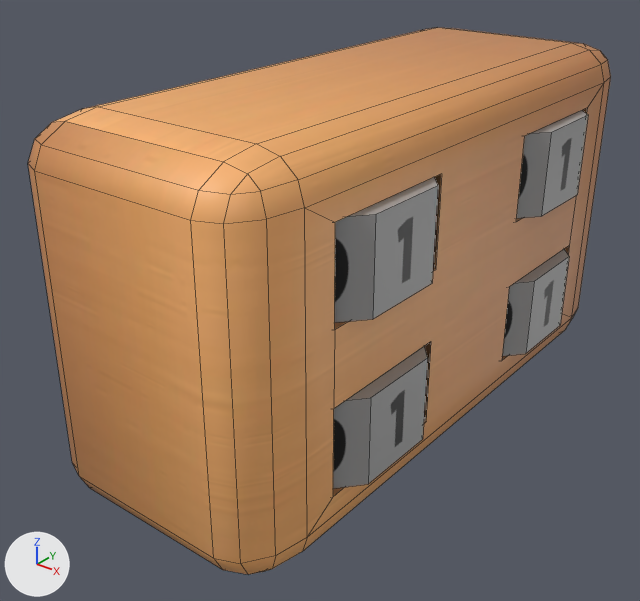
One commit to the FBX model Assets/Victorian Assets/Lock.fbx: the scene before it, then after it.
Both versions are drawn from a camera (50 mm lens) standing at (2.26, -3.34, 1.68) and looking at (-0.21, -0.25, -0.23). Arrows for +X, +Y and +Z are at lower left; the lights stay in place. Mesh edges are drawn as thin lines.
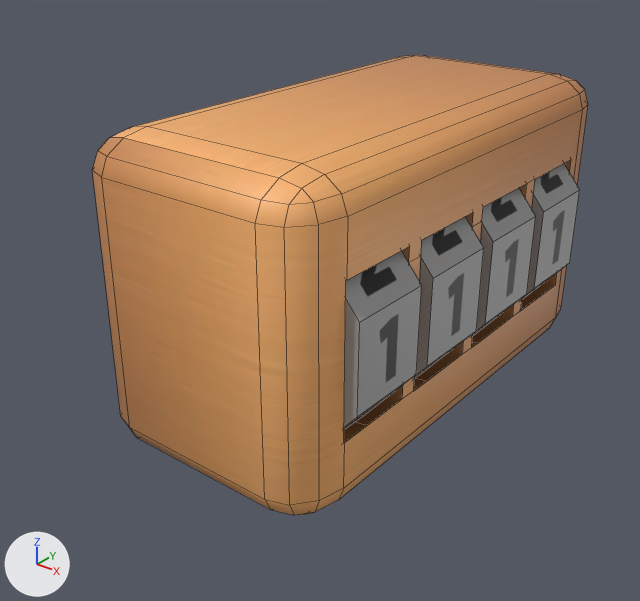
What the commit changed:
me_cylinder_018 has 18 vertices, 11 faces and spans x -0.591..0.591, y -0.564..0.6, z -0.25..0.25.
me_cylinder_018 is used by ob_cylinder_010; location (0.0, 0.7, 0.38); rotation (3.142, 0.0, -0.178), in degrees (180, 0, -10); scale (1.0, 1.0, 0.83).
me_cylinder_018 part 2: texture (UV) coordinates of 9 of 11 faces, centred in x -0.555..0.555, y -0.564..0.53, z 0.0, changed; they spanned u 0.09..0.88, v 0.02..1.01 and now span u 0.15..0.82, v 0.01..1.0.
me_cube_025 is used by ob_cube_002; location (-0.5, 0.0, 0.0); scale (1.0, 1.54, 0.865).
me_cube_025 had 168 vertices, 140 faces and spanned x -0.23..1.0, y -1.0..1.0, z -1.0..1.0.
me_cube_025 now has 174 vertices, 141 faces and spans x -0.23..1.0, y -1.0..1.0, z -1.0..1.0.
me_cube_025 part 1: 72 vertices removed from x -0.14..1.0, y -0.88..0.87, z -0.68..0.68; 78 vertices added at x -0.15..1.0, y -0.8..0.74, z -0.88..0.85.
me_cylinder_019 has 18 vertices, 11 faces and spans x -0.591..0.591, y -0.564..0.6, z -0.25..0.25.
me_cylinder_019 is used by ob_cylinder_011; location (0.0, -0.7, -0.38); rotation (3.142, 0.0, -0.178), in degrees (180, 0, -10); scale (1.0, 1.0, 0.83).
me_cylinder_019 part 4: texture (UV) coordinates of 9 of 11 faces, centred in x -0.555..0.555, y -0.564..0.53, z 0.0, changed; they spanned u 0.09..0.88, v 0.02..1.01 and now span u 0.15..0.82, v 0.01..1.0.
me_cylinder_015 has 18 vertices, 11 faces and spans x -0.591..0.591, y -0.564..0.6, z -0.25..0.25.
me_cylinder_015 is used by ob_cylinder_009; location (0.0, -0.7, 0.38); rotation (3.142, 0.0, -0.178), in degrees (180, 0, -10); scale (1.0, 1.0, 0.83).
me_cylinder_015 part 3: texture (UV) coordinates of 9 of 11 faces, centred in x -0.555..0.555, y -0.564..0.53, z 0.0, changed; they spanned u 0.09..0.88, v 0.02..1.01 and now span u 0.15..0.82, v 0.01..1.0.
Object 'Cylinder.010' (ob_cylinder_010) moves from (0.0, 0.7, 0.38) to (0.0, 0.216, -0.01).
Object 'Cylinder.010' (ob_cylinder_010) turns from (180, 0, -10) to (-90, 10, 0) degrees about x, y and z.
Object 'Cube.002' (ob_cube_002) is rescaled from (1.0, 1.54, 0.865) to (1.0, 1.24, 0.741).
Object 'Cylinder.011' (ob_cylinder_011) moves from (0.0, -0.7, -0.38) to (0.0, -0.284, -0.01).
Object 'Cylinder.011' (ob_cylinder_011) turns from (180, 0, -10) to (-90, 10, 0) degrees about x, y and z.
Object 'Cylinder.009' (ob_cylinder_009) moves from (0.0, -0.7, 0.38) to (0.0, -0.784, -0.01).
Object 'Cylinder.009' (ob_cylinder_009) turns from (180, 0, -10) to (-90, 10, 0) degrees about x, y and z.
Object 'Cylinder.013' (ob_cylinder_013) moves from (0.0, 0.7, -0.38) to (0.0, 0.716, -0.01).
Object 'Cylinder.013' (ob_cylinder_013) turns from (180, 0, -10) to (-90, 10, 0) degrees about x, y and z.

Pixel boxes [x1, y1, x2, y2] of what changed, in the pictures (640 x 601 px; the box of a moved part takes in the faces that stretch with it):
'Cube.002', reshaped, rescaled (15% narrower, 16% shorter)
    before: [28, 27, 611, 574]
    after: [92, 55, 588, 515]
'Cylinder.009', moved, turned
    before: [335, 177, 438, 323]
    after: [344, 251, 422, 429]
'Cylinder.011', surface changed, moved, turned
    before: [333, 346, 428, 488]
    after: [414, 216, 484, 378]
'Cylinder.010', surface changed, moved, turned
    before: [517, 110, 588, 218]
    after: [472, 188, 536, 336]
'Cylinder.013', moved, turned
    before: [502, 249, 569, 356]
    after: [521, 164, 580, 300]
part 1 of me_cube_025, moved or reshaped
    before: [305, 82, 604, 537]
    after: [319, 110, 583, 501]
part 2 of me_cylinder_018, surface changed
    before: [517, 115, 588, 218]
    after: [472, 188, 536, 336]
part 3 of me_cylinder_015, surface changed
    before: [335, 186, 438, 323]
    after: [344, 251, 422, 429]
part 4 of me_cylinder_019, surface changed
    before: [333, 358, 428, 488]
    after: [414, 216, 484, 378]
